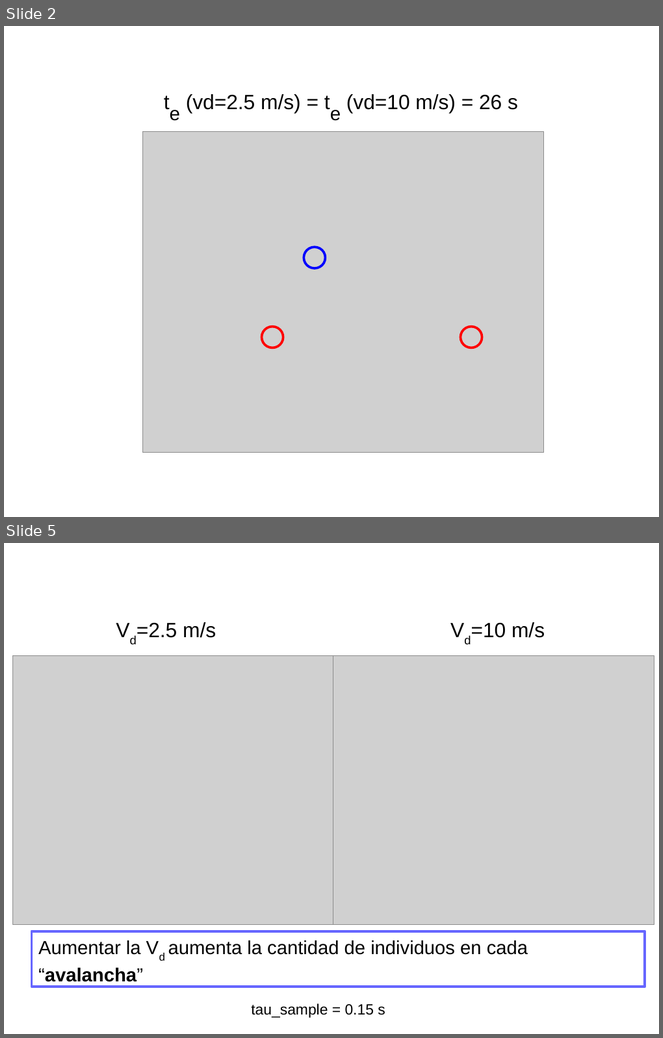
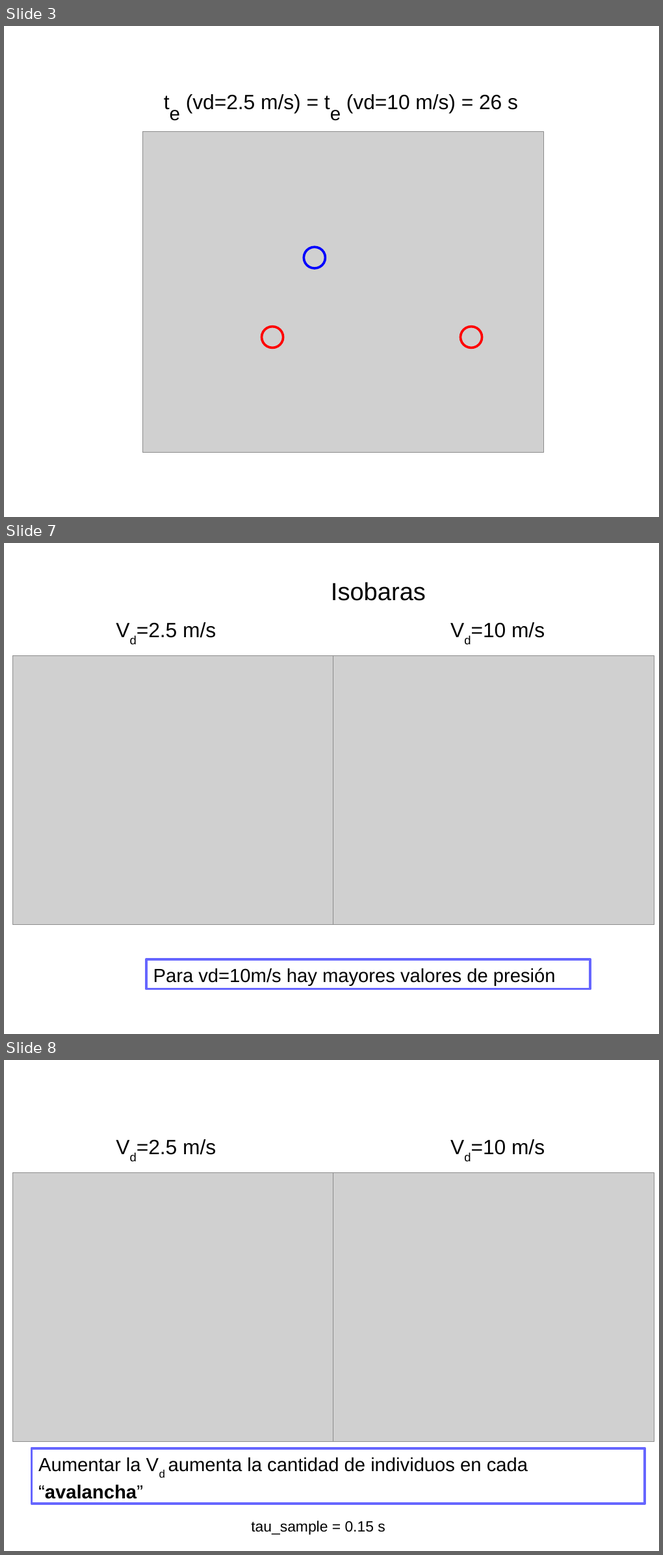
Before and after one commit to ignaciosticco/super_ath, a slide deck: present_superath1.odp. Shown one above the other, each under a label of ours: slides 2 and 5 before the commit, slides 3, 7 and 8 after it; the slides between them are not shown. The pictures are 663x1038 and 663x1555 pixels, drawn with LibreOffice and Linux fonts; fonts in the diff are those of the drawing; grey boxes stand for pictures. Boxes give left, top, right and bottom in pixels: in the first picture for what was removed or moved away, otherwise in the second. Text is boxed around its words. In the diff, an @@ line names an element or a change of style, - is before the commit and + after.

Commit message:
Isobaras de presion

```diff
--- a/present_superath1.odp
+++ b/present_superath1.odp
@@ slide 7 added at [4,543,659,1034], background #FFFFFF @@
@@ text added at [331,582,426,601], 30 pt, text #000000 @@
+Isobaras
@@ text added at [137,622,216,638], 25 pt, text #000000 @@
+Vd=2.5 m/s
@@ text added at [471,622,545,638], 25 pt, text #000000 @@
+Vd=10 m/s
@@ picture added at [13,656,334,925] @@
@@ picture added at [334,656,655,925] @@
@@ rectangle added at [146,960,591,990], outline #6666FF 2.89 pt, 23 pt, text #000000 @@
+Para vd=10m/s hay mayores valores de presión
@@ what was slide 2 is now slide 3 @@
@@ what was slide 5 is now slide 8 @@
```
Also in this commit, not shown: 4 slides changed, 1 other slide added, 6 other files.
